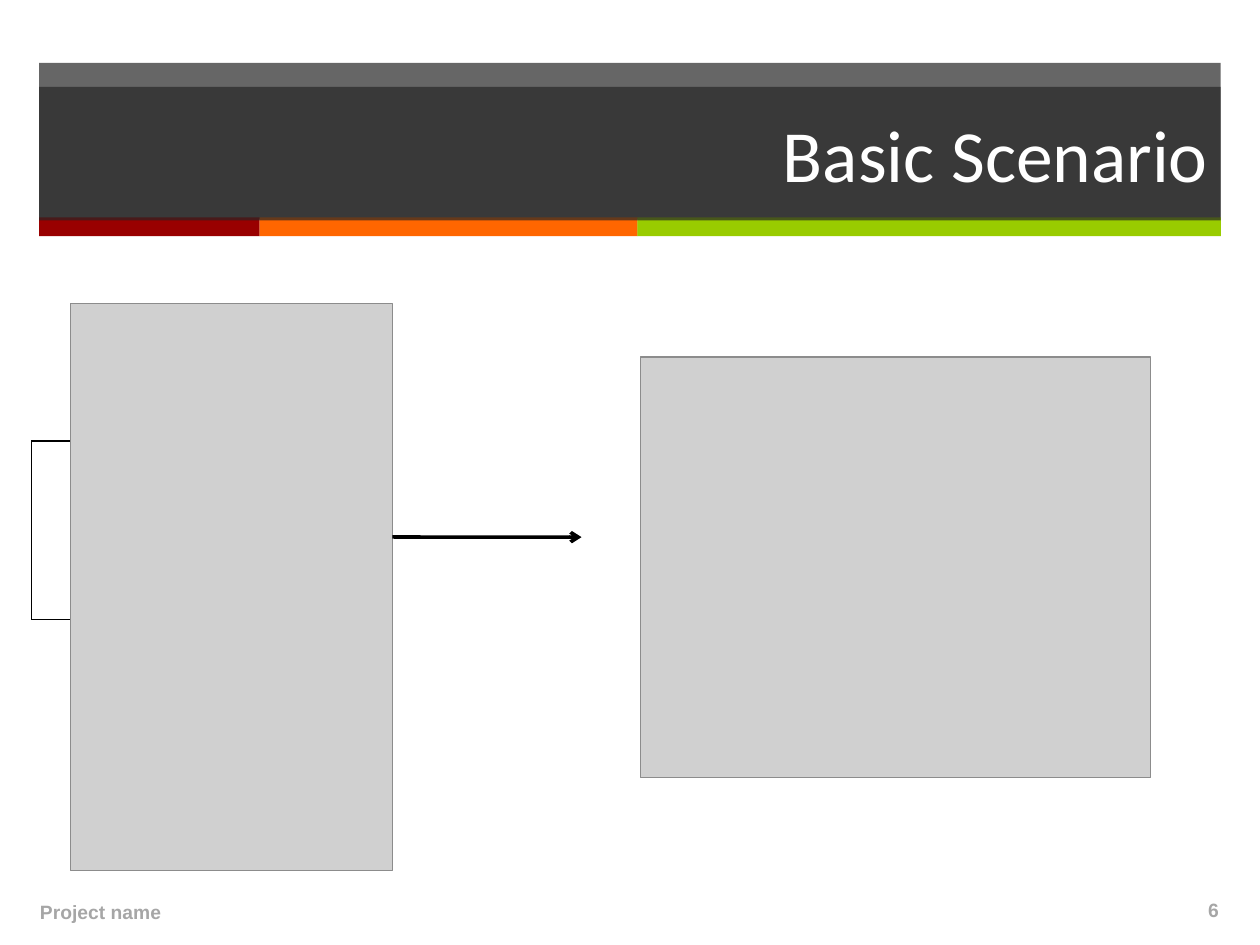
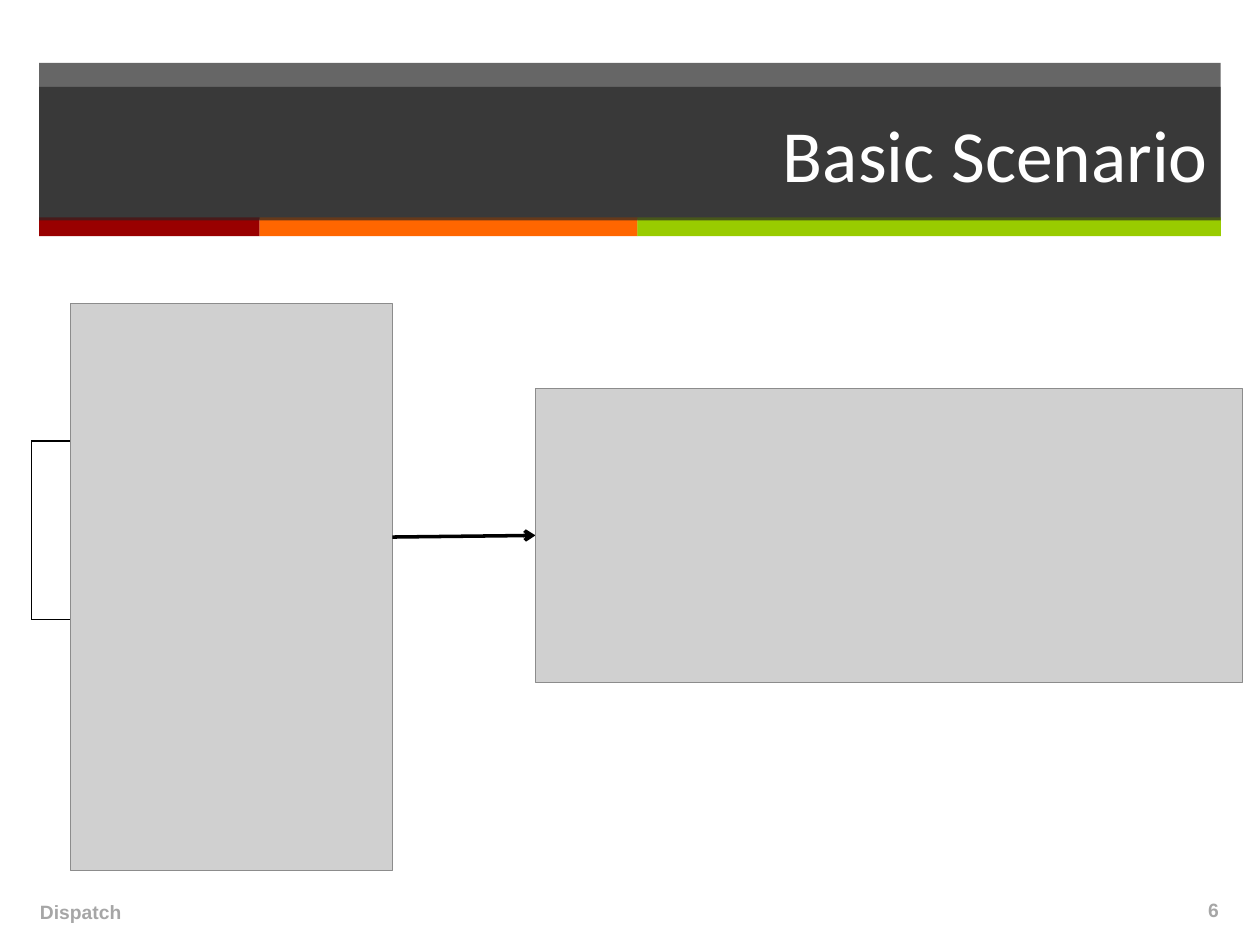
Before and after one commit to japacible/milk-banking-dispatch, a slide deck: slide 6 of presentations/presentation-draft-due-3-6.ppt. Drawn at 1260x945 pixels with LibreOffice and Linux fonts; fonts in the diff are those of the drawing; grey boxes stand for pictures. Boxes give left, top, right and bottom in pixels: in the first picture for what was removed or moved away, otherwise in the second. Text is boxed around its words. In the diff, an @@ line names an element or a change of style, - is before the commit and + after.

```diff
--- a/presentations/presentation-draft-due-3-6.ppt
+++ b/presentations/presentation-draft-due-3-6.ppt
@@ picture: place and size @@
-picture at (640,357,1150,777)
+picture at (536,388,1242,682)
@@ arrow moved from (392, 537) - (582, 537) to (392, 537) - (536, 536) @@
@@ text at (40,905,121,923): text changed @@
-Project name
+Dispatch
```
Also in this commit, not shown: 6 other slides changed, 3 slides added, 3 slides removed, 2 other files.
